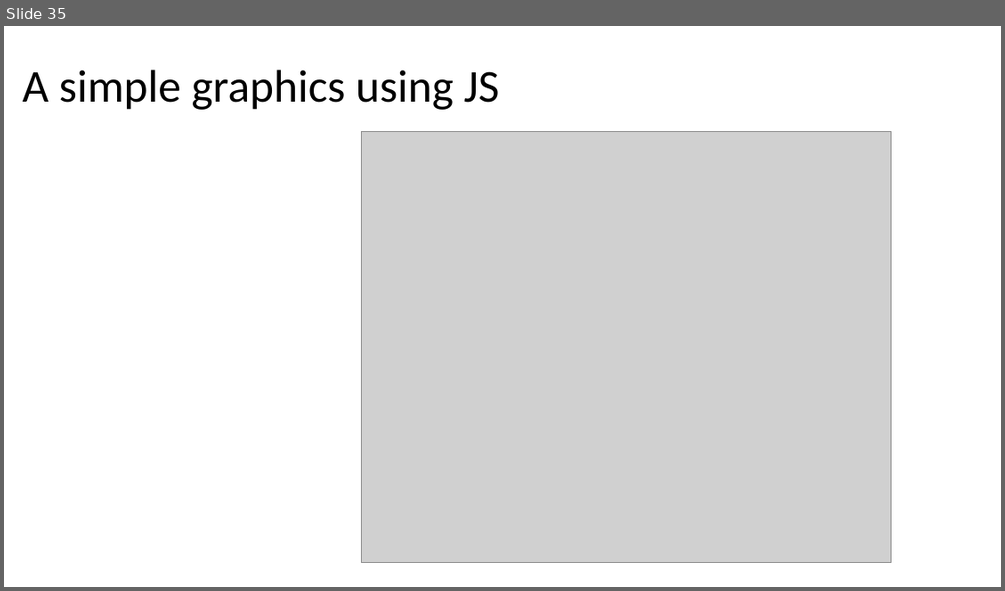
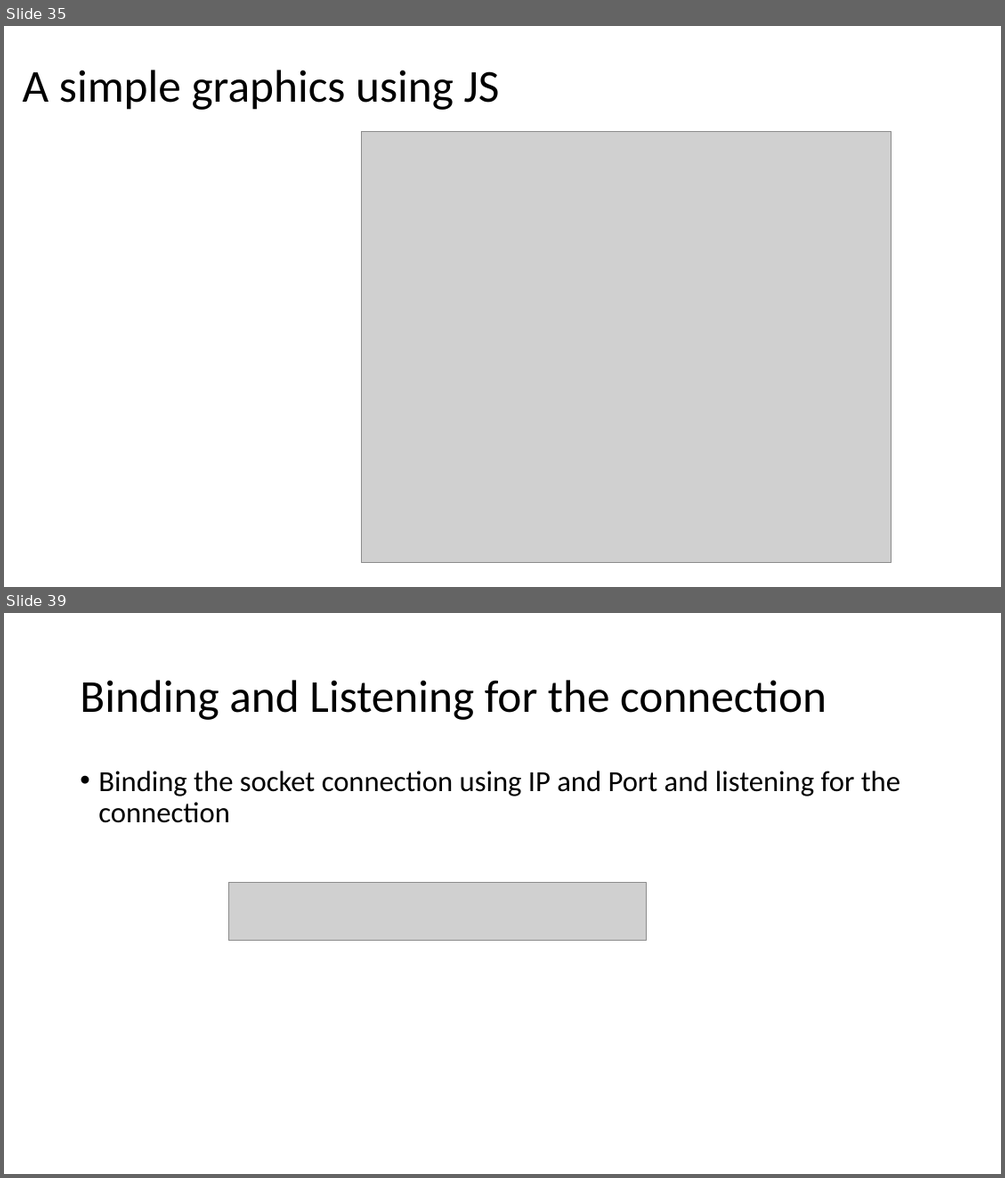
Before and after one commit to sibichakkaravarthy/CSE4004--WebTechnologies, a slide deck: WT_LAB.pptx. Shown one above the other, each under a label of ours: slide 35 before the commit, slides 35 and 39 after it; the slides between them are not shown. The pictures are 1005x591 and 1005x1178 pixels, drawn with LibreOffice and Linux fonts; fonts in the diff are those of the drawing; grey boxes stand for pictures. Boxes give left, top, right and bottom in pixels: in the first picture for what was removed or moved away, otherwise in the second. Text is boxed around its words. In the diff, an @@ line names an element or a change of style, - is before the commit and + after.

```diff
--- a/WT_LAB.pptx
+++ b/WT_LAB.pptx
@@ slide 39 added at (x1=4, y1=613, x2=1001, y2=1174), background #FFFFFF @@
@@ title added at (x1=80, y1=680, x2=826, y2=720), 44 pt, text #000000 @@
+Binding and Listening for the connection
@@ text added at (x1=98, y1=771, x2=900, y2=823), 28 pt, text #000000 @@
+• Binding the socket connection using IP and Port and listening for the connection
@@ picture added at (x1=228, y1=883, x2=646, y2=941) @@
```
Also in this commit, not shown: 2 slides changed, 7 other slides added.
